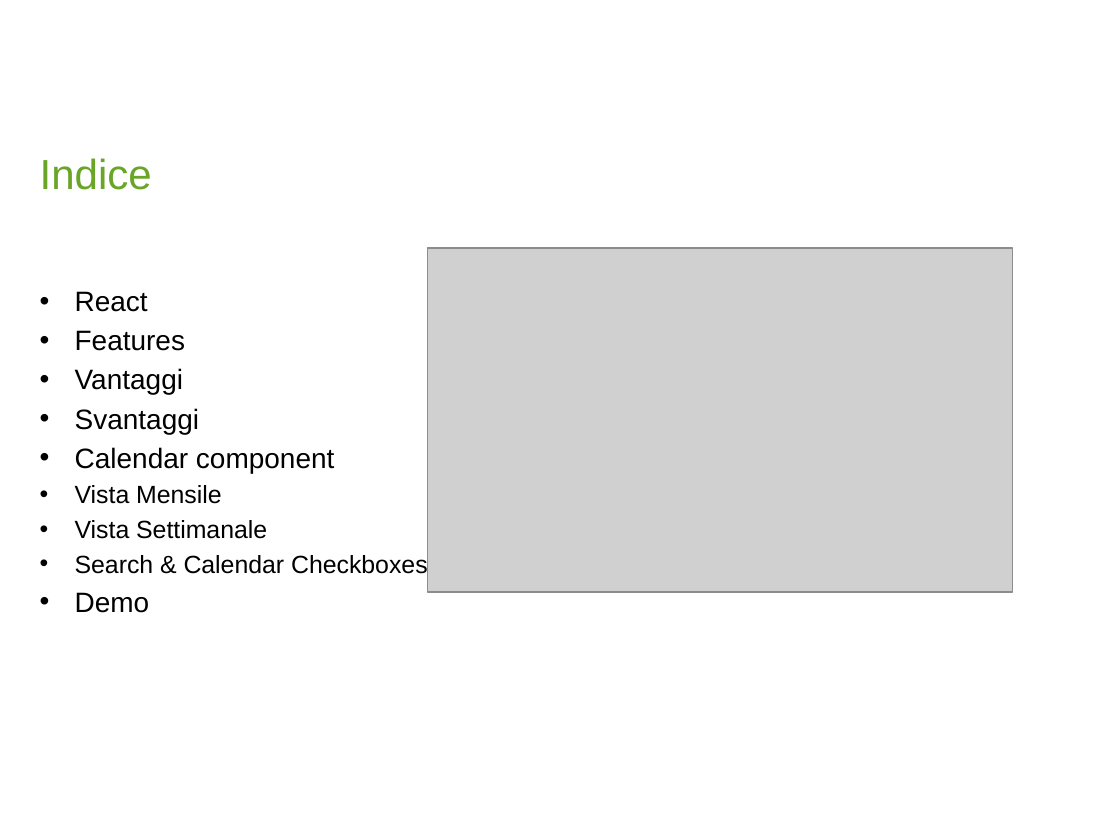
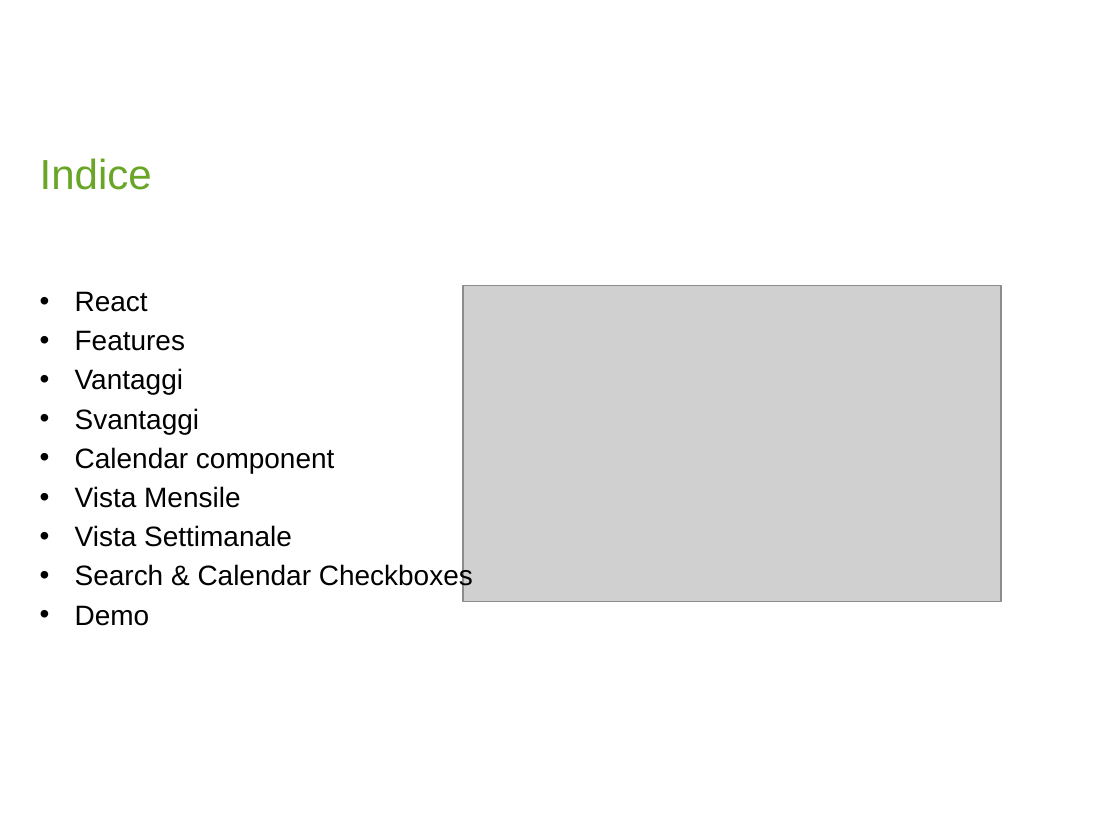
Before and after one commit to AndreaBForce/ReactCalendarComponent, a slide deck: slide 2 of Gr01_React_MorandaRiccardi.pptx. Drawn at 1120x840 pixels with LibreOffice and Linux fonts; fonts in the diff are those of the drawing; grey boxes stand for pictures; background and template pictures are left out. Boxes give left, top, right and bottom in pixels: in the first picture for what was removed or moved away, otherwise in the second. Text is boxed around its words. In the diff, an @@ line names an element or a change of style, - is before the commit and + after.

```diff
--- a/Gr01_React_MorandaRiccardi.pptx
+++ b/Gr01_React_MorandaRiccardi.pptx
@@ picture: place and size @@
-picture at <box>428,248,1012,591</box>
+picture at <box>463,286,1000,603</box>
@@ text at <box>75,486,473,591</box>: size 16 to 18 pt in "Vista Mensile", "Vista Settimanale", "Search & Calendar Checkboxes" @@
```
Also in this commit, not shown: 3 other slides changed.
